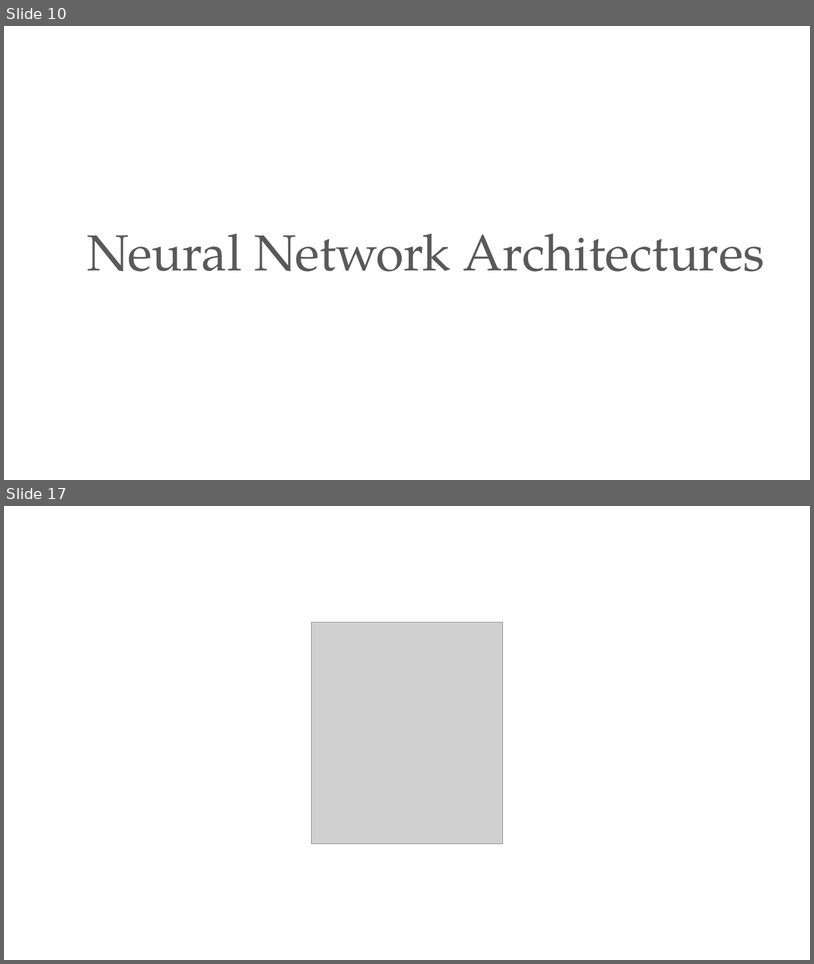
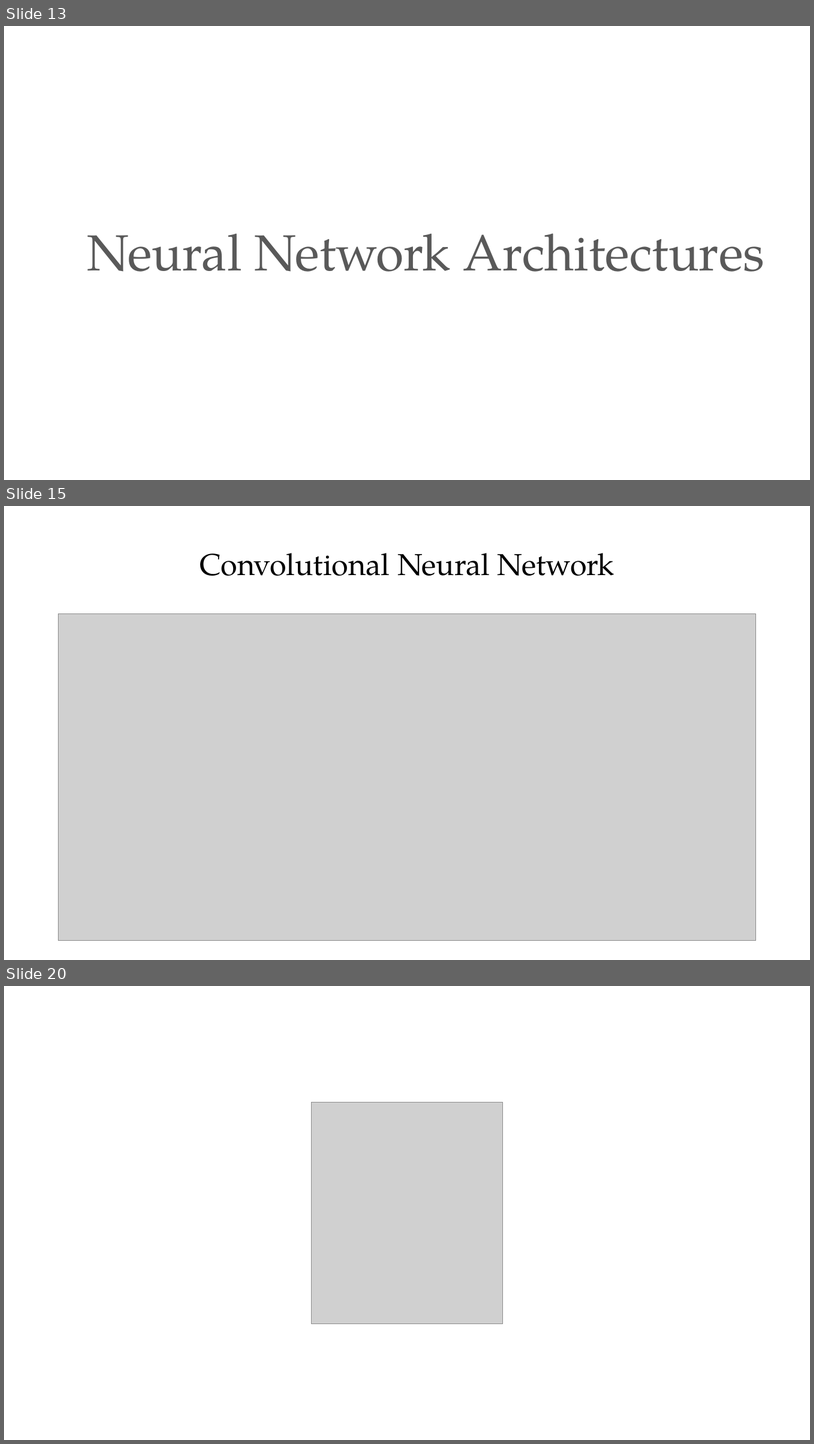
Before and after one commit to PracticumAI/deep_learning, a slide deck: presentations/01_deep_learn_intro.pptx. Shown one above the other, each under a label of ours: slides 10 and 17 before the commit, slides 13, 15 and 20 after it; the slides between them are not shown. The pictures are 814x964 and 814x1444 pixels, drawn with LibreOffice and Linux fonts; fonts in the diff are those of the drawing; grey boxes stand for pictures. Boxes give left, top, right and bottom in pixels: in the first picture for what was removed or moved away, otherwise in the second. Text is boxed around its words. In the diff, an @@ line names an element or a change of style, - is before the commit and + after.

```diff
--- a/presentations/01_deep_learn_intro.pptx
+++ b/presentations/01_deep_learn_intro.pptx
@@ slide 15 added at bbox=[4, 506, 810, 960], background #FFFFFF @@
@@ title added at bbox=[200, 553, 615, 576], 36 pt, text #000000 @@
+Convolutional Neural Network
@@ picture added at bbox=[59, 613, 756, 940] @@
@@ what was slide 10 is now slide 13 @@
@@ what was slide 17 is now slide 20 @@
```
Also in this commit, not shown: 4 slides changed, 7 other slides added, 5 slides removed.
